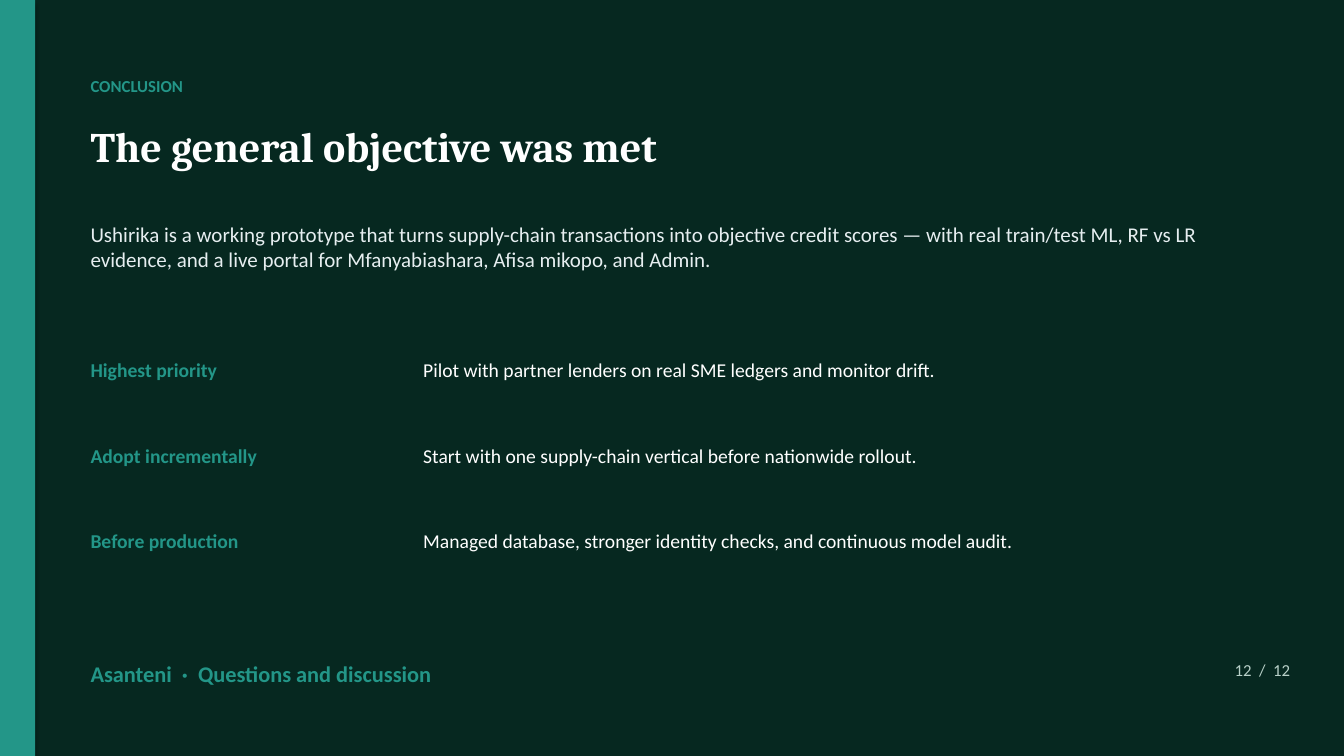
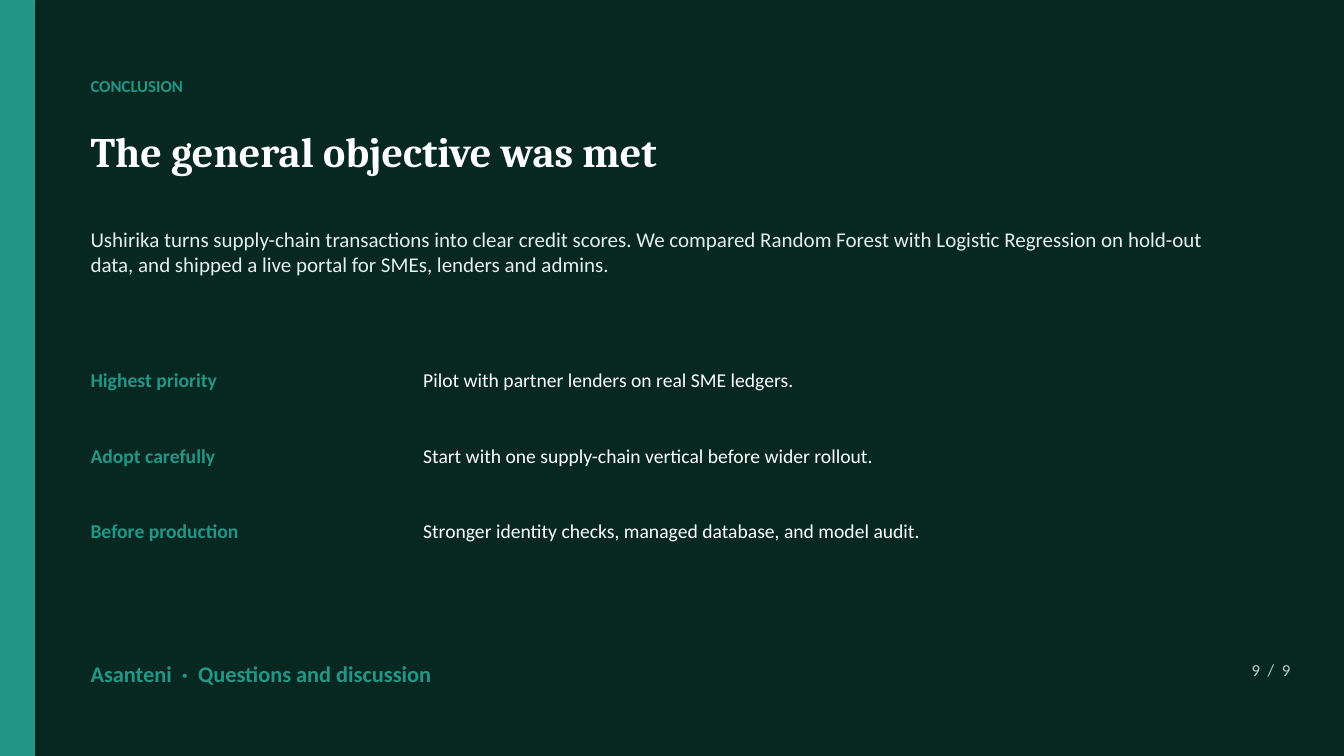
Before and after one commit to Dmmkuliku/ushirika-sme-credit, a slide deck: slide 9 of Presentation/Ushirika_Group15_Defence_v13.pptx (slide 12 before the commit). Drawn at 1344x756 pixels with LibreOffice and Linux fonts; fonts in the diff are those of the drawing. Boxes give left, top, right and bottom in pixels: in the first picture for what was removed or moved away, otherwise in the second. Text is boxed around its words. In the diff, an @@ line names an element or a change of style, - is before the commit and + after.

```diff
--- a/Presentation/Ushirika_Group15_Defence_v13.pptx
+++ b/Presentation/Ushirika_Group15_Defence_v13.pptx
@@ text "The general objective was met" moved from (x1=91, y1=132, x2=656, y2=172) to (x1=91, y1=137, x2=656, y2=177) @@
@@ text at (x1=91, y1=232, x2=1201, y2=276): text changed @@
-Ushirika is a working prototype that turns supply-chain transactions into objective credit scores — with real train/test ML, RF vs LR evidence, and a live portal for Mfanyabiashara, Afisa mikopo, and Admin.
+Ushirika turns supply-chain transactions into clear credit scores. We compared Random Forest with Logistic Regression on hold-out data, and shipped a live portal for SMEs, lenders and admins.
@@ text "Highest priority" moved from (x1=91, y1=363, x2=217, y2=380) to (x1=91, y1=373, x2=217, y2=390) @@
@@ text at (x1=423, y1=373, x2=794, y2=391): text changed @@
-Pilot with partner lenders on real SME ledgers and monitor drift.
+Pilot with partner lenders on real SME ledgers.
@@ text at (x1=91, y1=449, x2=215, y2=466): text changed @@
-Adopt incrementally
+Adopt carefully
@@ text at (x1=423, y1=449, x2=872, y2=466): text changed @@
-Start with one supply-chain vertical before nationwide rollout.
+Start with one supply-chain vertical before wider rollout.
@@ text "Before production" moved from (x1=91, y1=534, x2=239, y2=551) to (x1=91, y1=524, x2=239, y2=541) @@
@@ text at (x1=423, y1=524, x2=920, y2=542): text changed @@
-Managed database, stronger identity checks, and continuous model audit.
+Stronger identity checks, managed database, and model audit.
@@ text at (x1=1252, y1=665, x2=1290, y2=676): text changed @@
-12 / 12
+9 / 9
```
Also in this commit, not shown: 6 other slides changed, 2 slides added, 5 slides removed, 3 other files.
